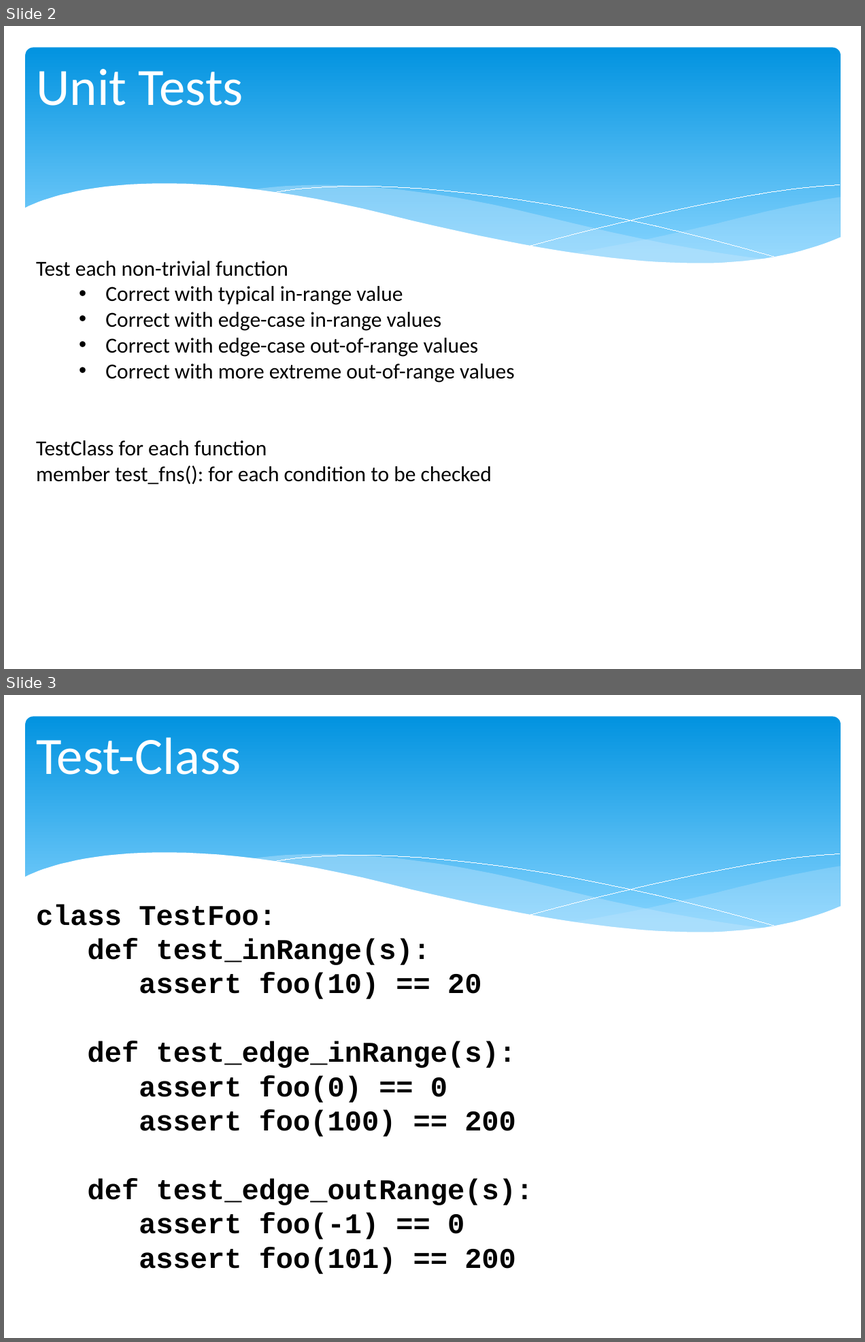
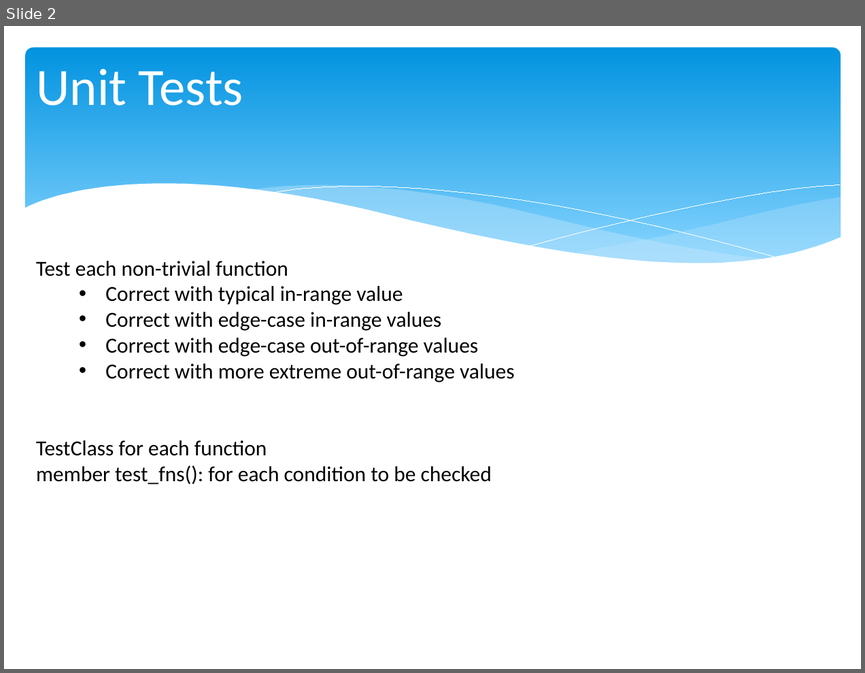
Before and after one commit to chris-turps/QA_Python3, a slide deck: DG_09 Testable UI.pptx. Shown one above the other, each under a label of ours: slides 2 and 3 before the commit, slide 2 after it. The pictures are 865x1342 and 865x673 pixels, drawn with LibreOffice and Linux fonts; fonts in the diff are those of the drawing. Boxes give left, top, right and bottom in pixels: in the first picture for what was removed or moved away, otherwise in the second. Text is boxed around its words. In the diff, an @@ line names an element or a change of style, - is before the commit and + after.

```diff
--- a/DG_09 Testable UI.pptx
+++ b/DG_09 Testable UI.pptx
@@ slide 3 removed at <box>4,695,861,1338</box>, background #FFFFFF; not listed: 6 template elements that a slide beside it also shows @@
@@ title removed at <box>36,737,241,775</box> @@
-Test-Class
@@ text removed at <box>36,904,534,1274</box> @@
-class TestFoo:
-def test_inRange(s):
-assert foo(10) == 20
-def test_edge_inRange(s):
-assert foo(0) == 0
-assert foo(100) == 200
-def test_edge_outRange(s):
-assert foo(-1) == 0
-assert foo(101) == 200
```
Also in this commit, not shown: 1 slide changed, 4 slides added, 7 other files.
